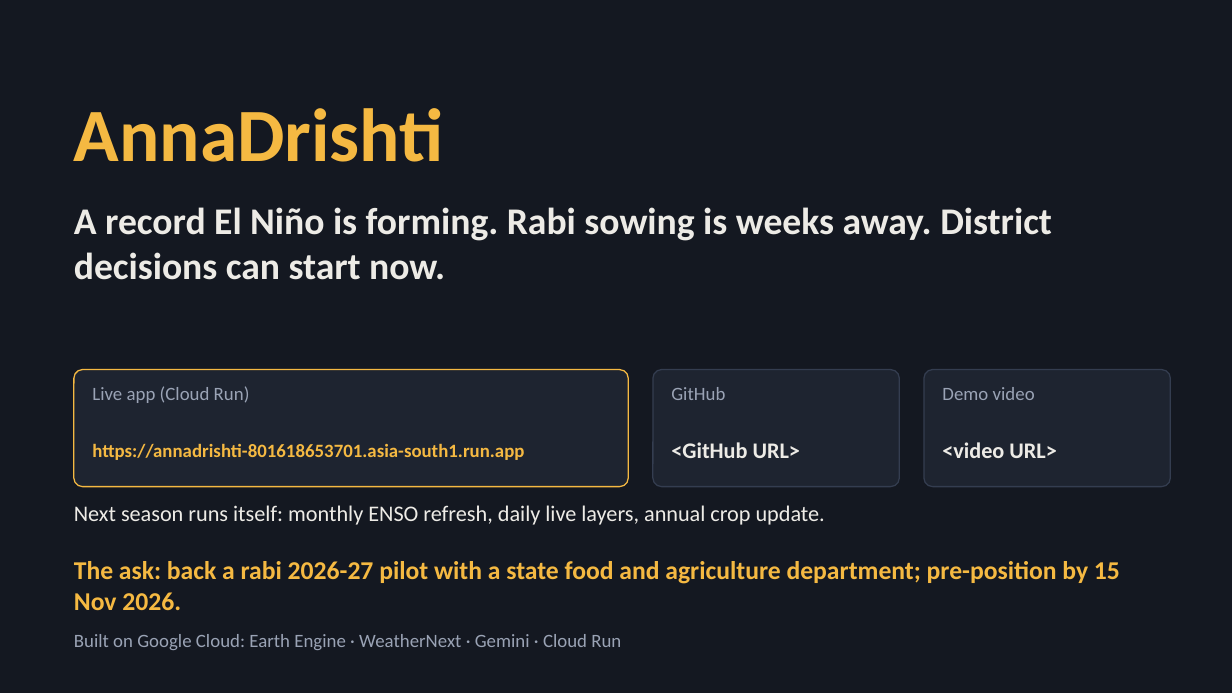
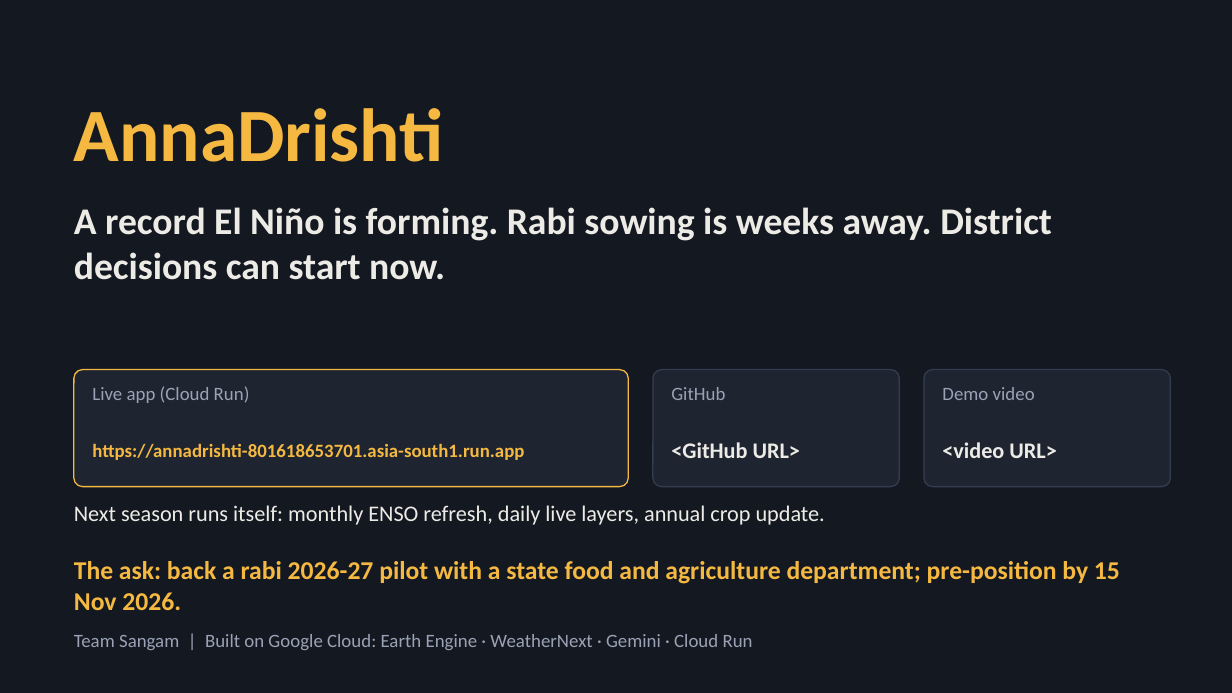
Before and after one commit to mesaketk/annadrishti, a slide deck: slide 15 of docs/AnnaDrishti_deck.pptx. Drawn at 1232x693 pixels with LibreOffice and Linux fonts; fonts in the diff are those of the drawing. Boxes give left, top, right and bottom in pixels: in the first picture for what was removed or moved away, otherwise in the second. Text is boxed around its words. In the diff, an @@ line names an element or a change of style, - is before the commit and + after.

Commit message:
Add Team Sangam to README and deck

```diff
--- a/docs/AnnaDrishti_deck.pptx
+++ b/docs/AnnaDrishti_deck.pptx
@@ text at bbox=[74, 634, 753, 650]: text changed @@
-Built on Google Cloud: Earth Engine · WeatherNext · Gemini · Cloud Run
+Team Sangam | Built on Google Cloud: Earth Engine · WeatherNext · Gemini · Cloud Run
```
Also in this commit, not shown: 3 other slides changed, 1 other file.
